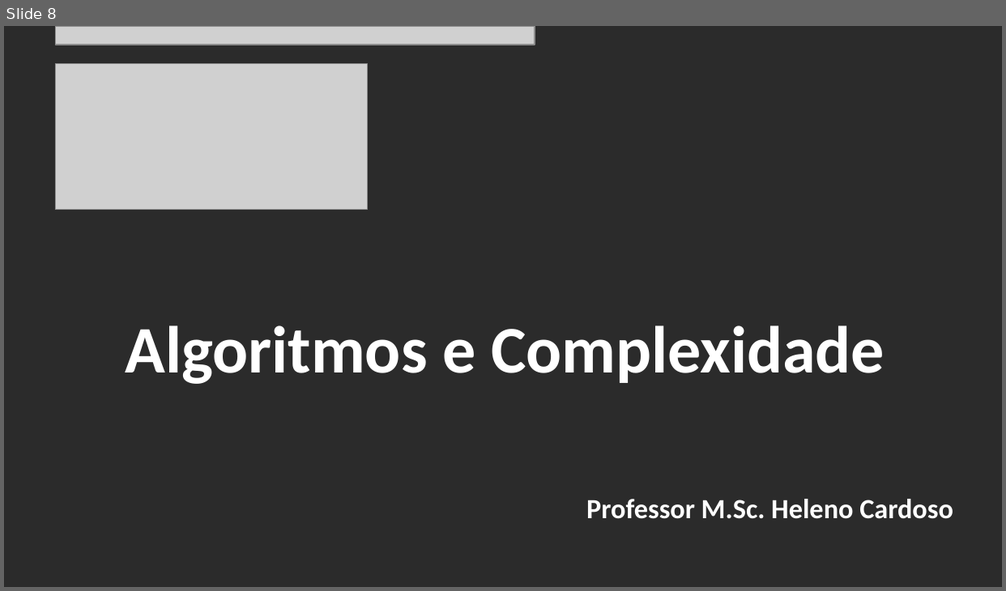
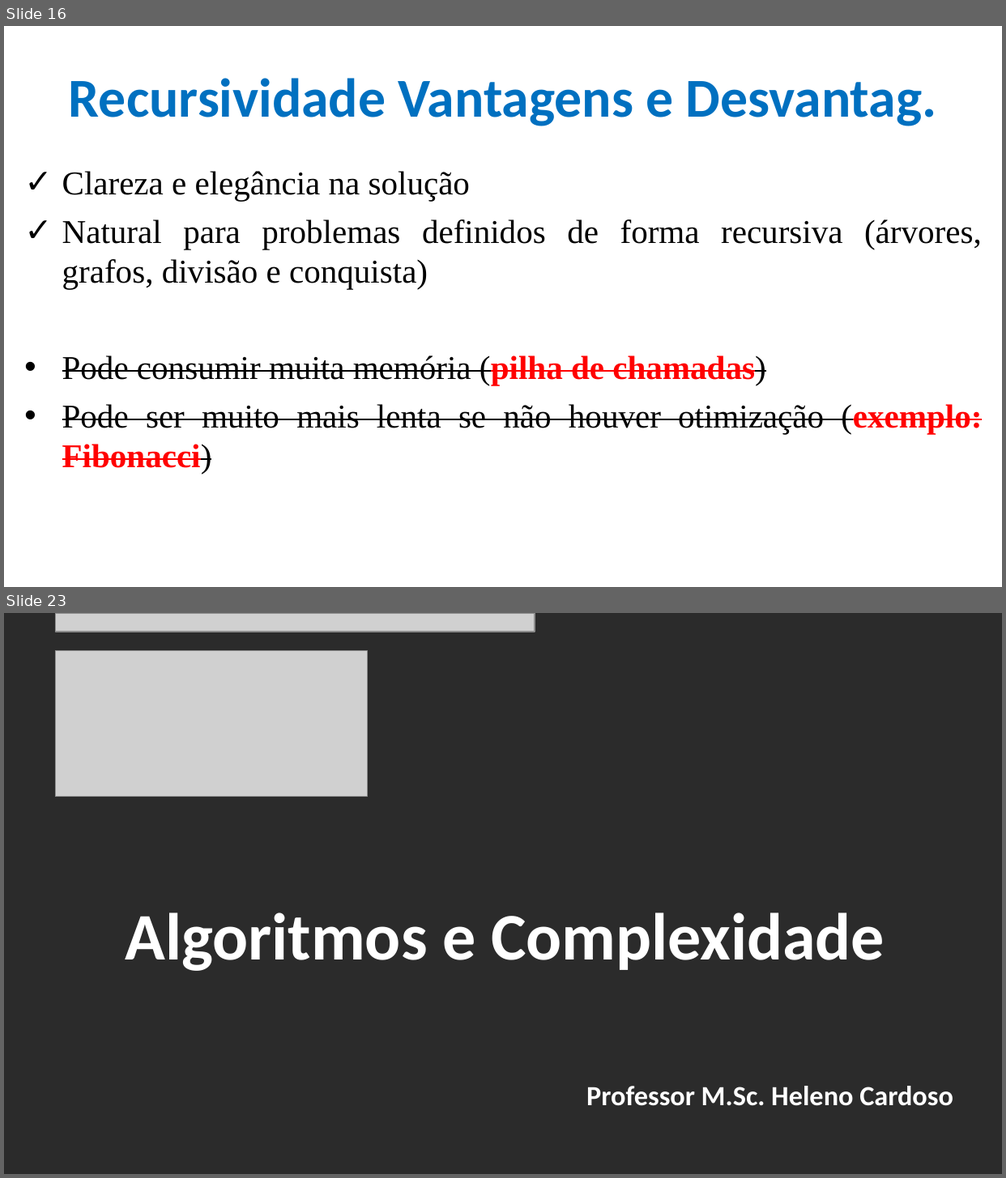
Before and after one commit to CloudEducationBrazil/WydenAlgoritmosEComplexidade, a slide deck: 01 Classes/Aula 03 - Algoritmos e Complexidade - Recursividade.pptx. Shown one above the other, each under a label of ours: slide 8 before the commit, slides 16 and 23 after it; the slides between them are not shown. The pictures are 1006x591 and 1006x1178 pixels, drawn with LibreOffice and Linux fonts; fonts in the diff are those of the drawing; grey boxes stand for pictures; background and template pictures are left out; a plain dark background stands for a picture behind light text. Boxes give left, top, right and bottom in pixels: in the first picture for what was removed or moved away, otherwise in the second. Text is boxed around its words. In the diff, an @@ line names an element or a change of style, - is before the commit and + after.

```diff
--- a/01 Classes/Aula 03 - Algoritmos e Complexidade - Recursividade.pptx
+++ b/01 Classes/Aula 03 - Algoritmos e Complexidade - Recursividade.pptx
@@ slide 16 added at (x1=4, y1=26, x2=1002, y2=587), background picture (left out) @@
@@ title added at (x1=69, y1=78, x2=937, y2=126), 39.6 pt, text #0070C0, bold @@
+Recursividade Vantagens e Desvantag.
@@ text added at (x1=62, y1=171, x2=982, y2=474), 24 pt, text #000000 @@
+✓ Clareza e elegância na solução
+✓ Natural para problemas definidos de forma recursiva (árvores, grafos, divisão e conquista)
+• Pode consumir muita memória (pilha de chamadas)
+• Pode ser muito mais lenta se não houver otimização (exemplo: Fibonacci)
@@ what was slide 8 is now slide 23 @@
```
Also in this commit, not shown: 6 slides changed, 14 other slides added, 14 other files.
